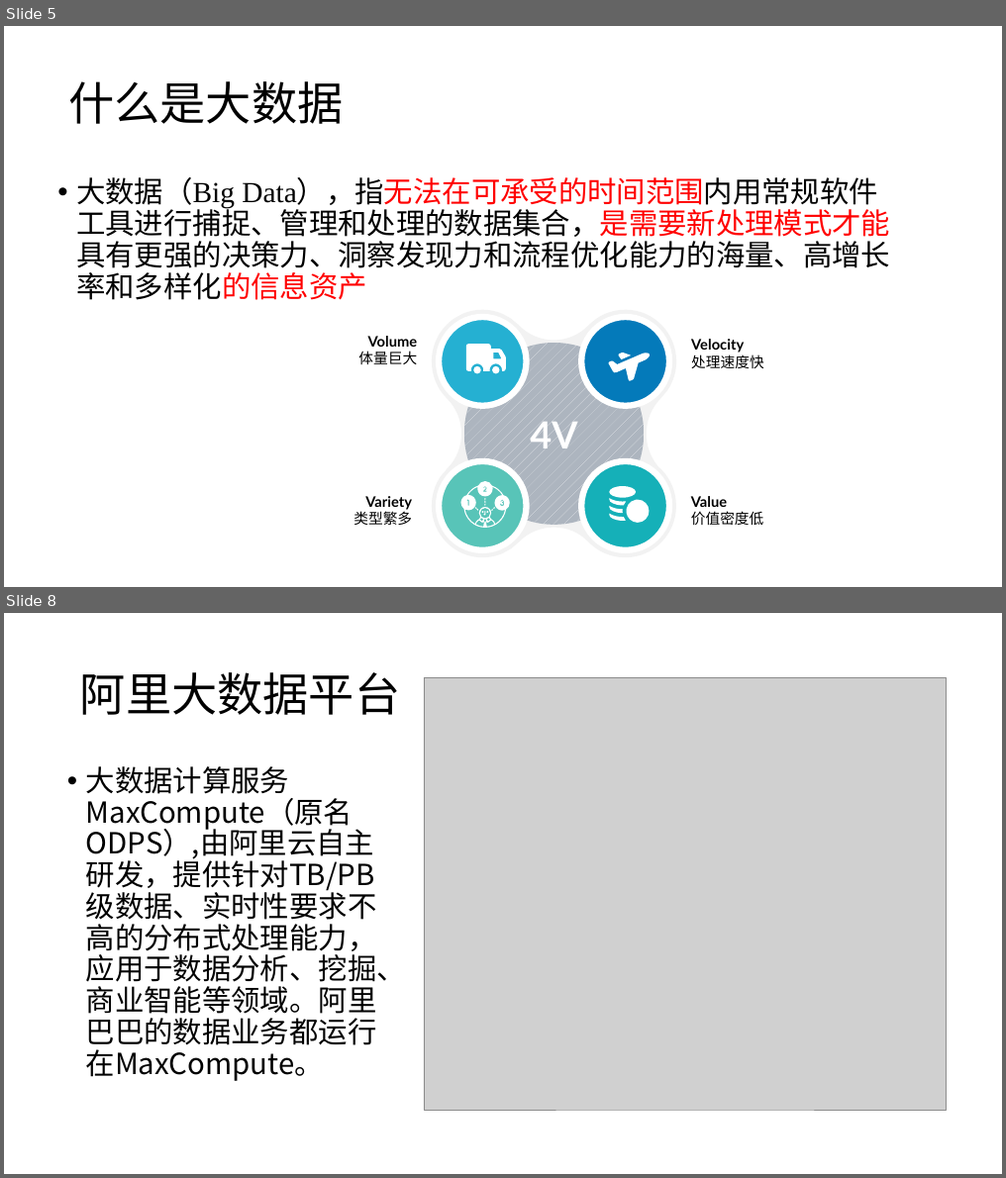
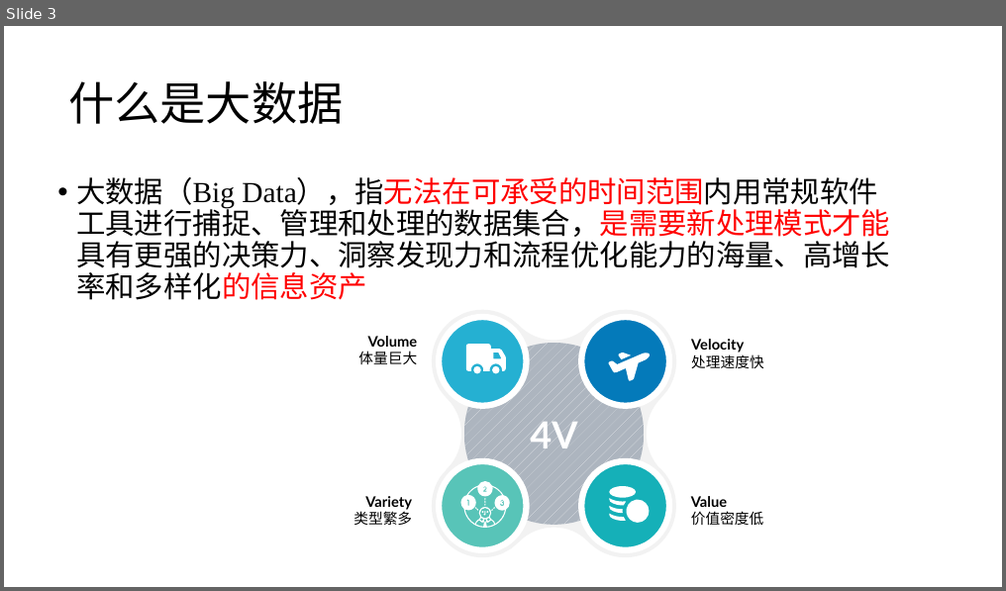
Before and after one commit to yishuai/bigalgo, a slide deck: ppt/0-overview.pptx. Shown one above the other, each under a label of ours: slides 5 and 8 before the commit, slide 3 after it; the slides between them are not shown. The pictures are 1006x1178 and 1006x591 pixels, drawn with LibreOffice and Linux fonts; fonts in the diff are those of the drawing; grey boxes stand for pictures. Boxes give left, top, right and bottom in pixels: in the first picture for what was removed or moved away, otherwise in the second. Text is boxed around its words. In the diff, an @@ line names an element or a change of style, - is before the commit and + after.

```diff
--- a/ppt/0-overview.pptx
+++ b/ppt/0-overview.pptx
@@ slide 8 removed at (4,613,1002,1174), background #FFFFFF @@
@@ title removed at (80,672,400,715) @@
-阿里大数据平台
@@ picture removed at (424,677,946,1110) @@
@@ text removed at (86,766,406,1081) @@
-• 大数据计算服务MaxCompute（原名ODPS）,由阿里云自主研发，提供针对TB/PB级数据、实时性要求不高的分布式处理能力，应用于数据分析、挖掘、商业智能等领域。阿里巴巴的数据业务都运行在MaxCompute。
@@ what was slide 5 is now slide 3 @@
```
Also in this commit, not shown: 2 slides changed, 2 slides added, 11 other slides removed, 54 other files.
